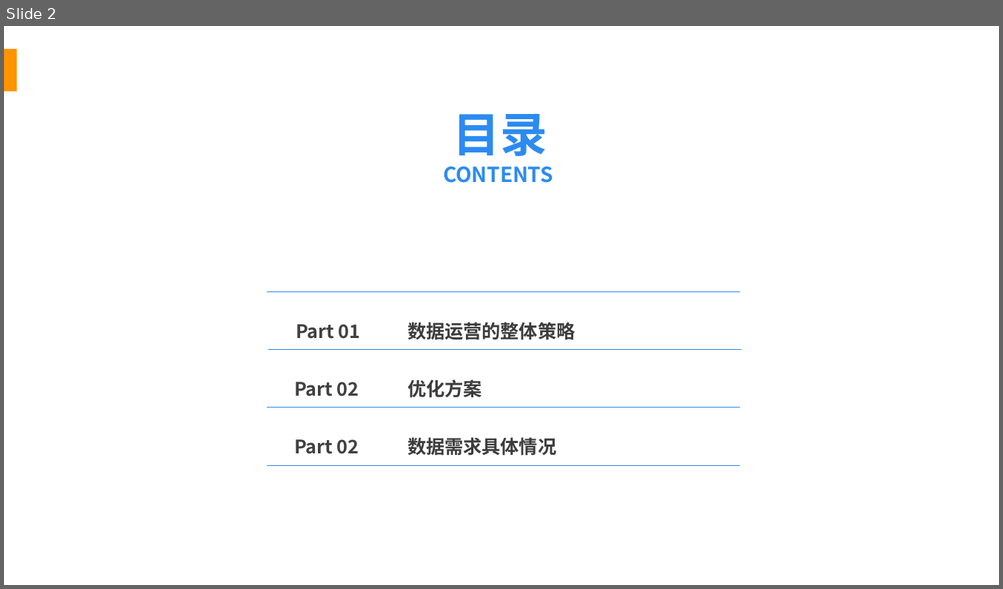
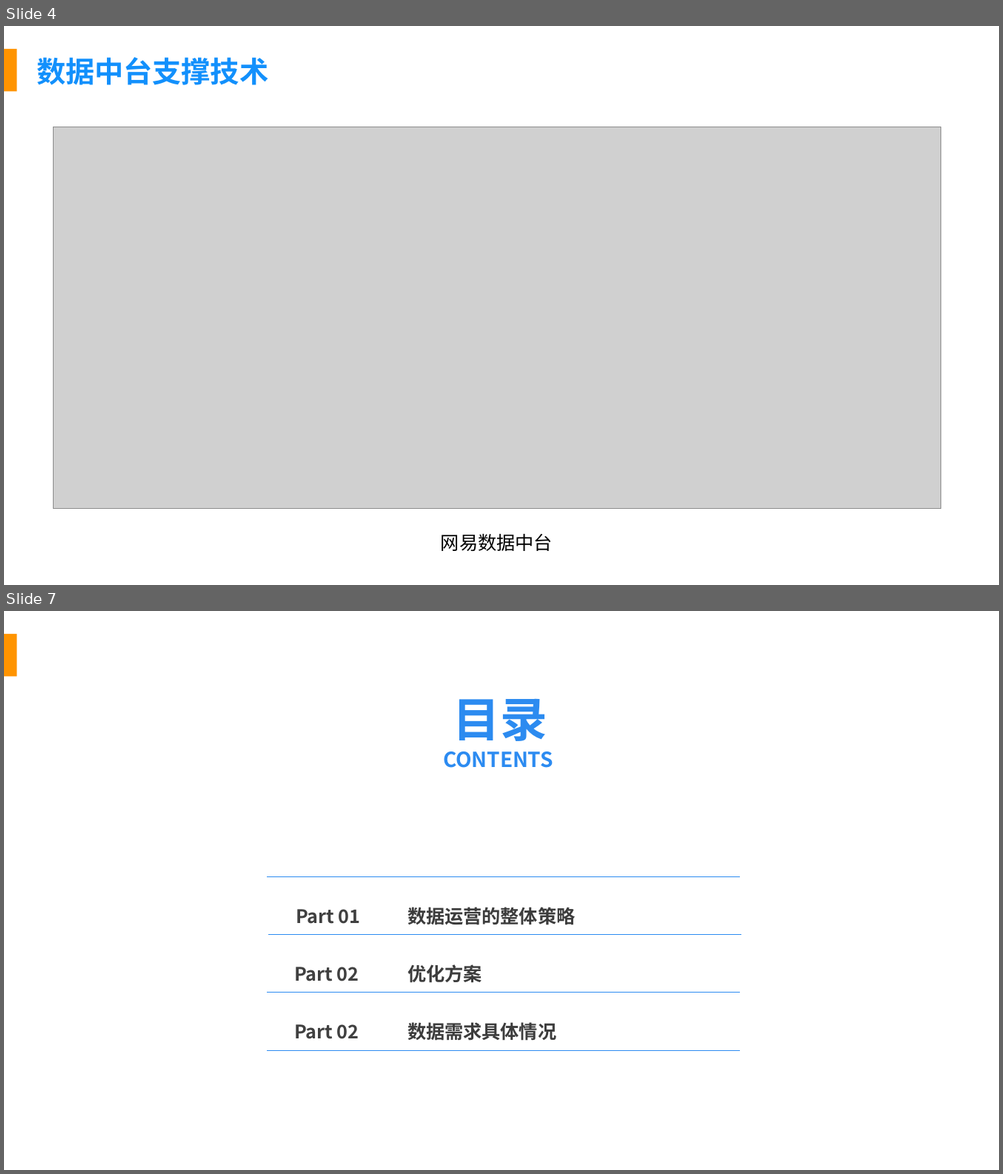
Before and after one commit to fancyChuan/reading-mindmap, a slide deck: PPT/数据建设知识体系.pptx. Shown one above the other, each under a label of ours: slide 2 before the commit, slides 4 and 7 after it; the slides between them are not shown. The pictures are 1003x589 and 1003x1174 pixels, drawn with LibreOffice and Linux fonts; fonts in the diff are those of the drawing; grey boxes stand for pictures; background and template pictures are left out. Boxes give left, top, right and bottom in pixels: in the first picture for what was removed or moved away, otherwise in the second. Text is boxed around its words. In the diff, an @@ line names an element or a change of style, - is before the commit and + after.

```diff
--- a/PPT/数据建设知识体系.pptx
+++ b/PPT/数据建设知识体系.pptx
@@ slide 4 added at box(4, 26, 999, 585), background #FFFFFF; not listed: 1 template element that a slide beside it also shows @@
@@ text added at box(37, 57, 268, 85), 28 pt, text #1290FC, bold @@
+数据中台支撑技术
@@ picture added at box(54, 127, 941, 508) @@
@@ text added at box(441, 534, 552, 551), 18 pt, text #000000 @@
+网易数据中台
@@ what was slide 2 is now slide 7 @@
```
Also in this commit, not shown: 1 slide changed, 8 other slides added.
